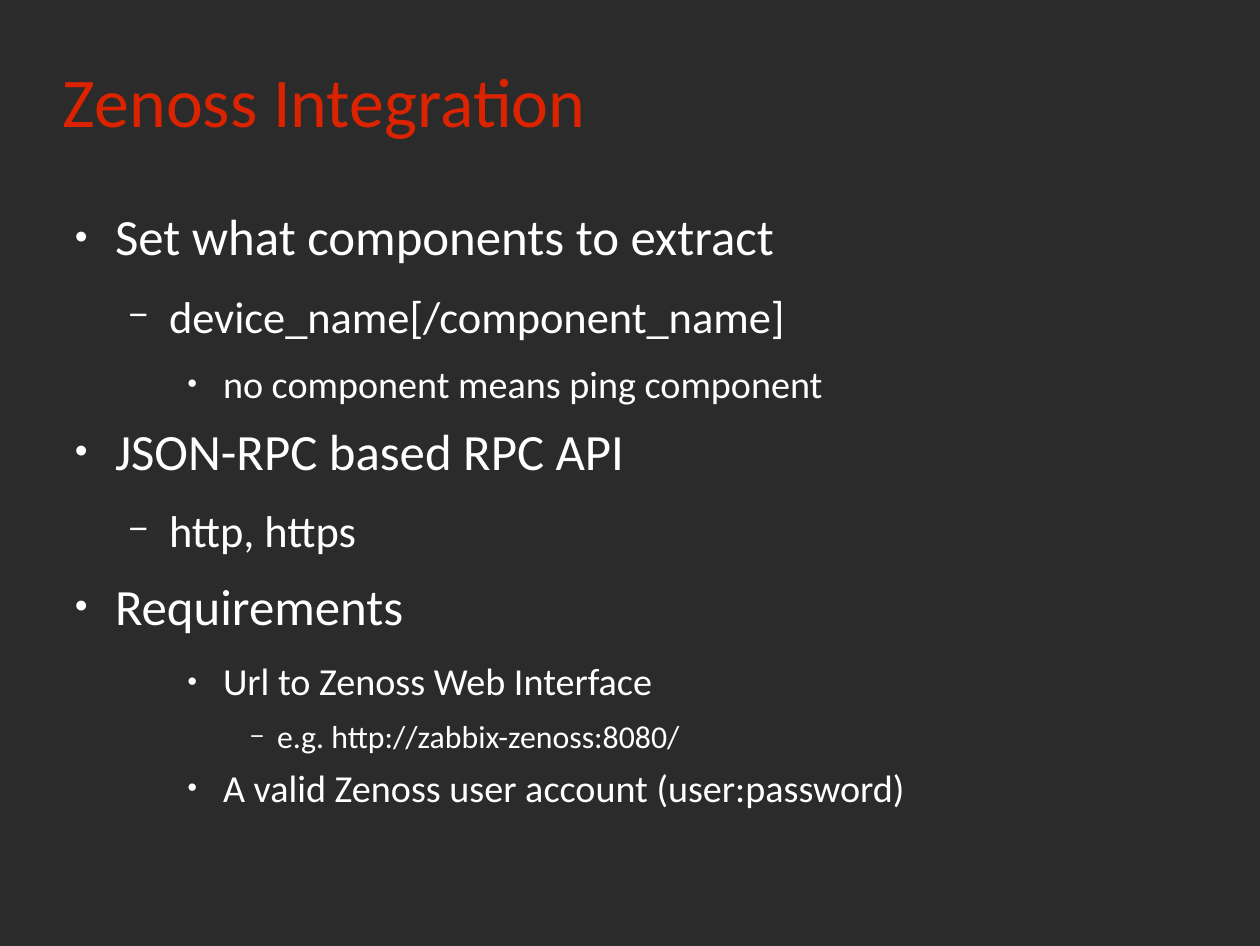
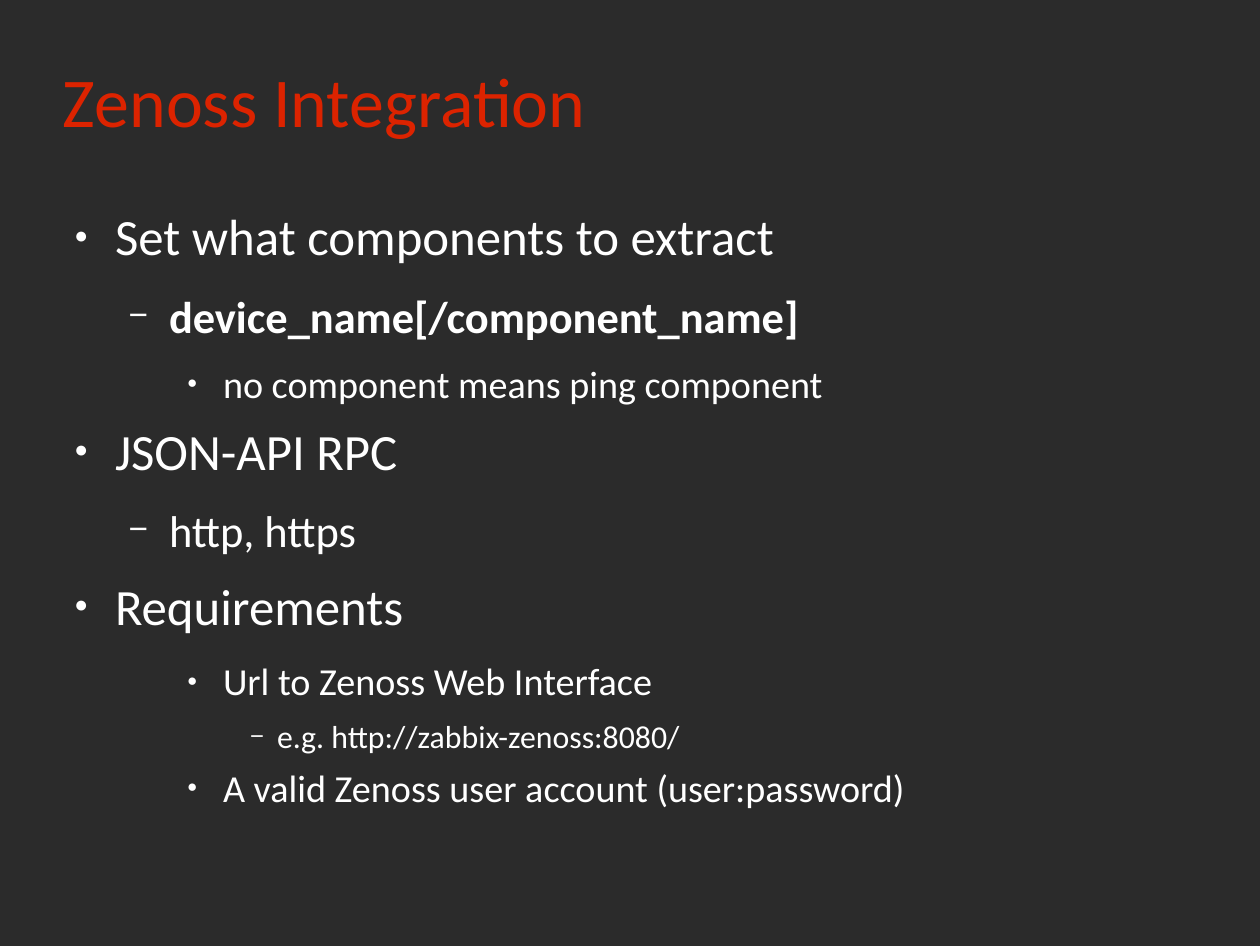
Before and after one commit to rchakode/realopinsight, a slide deck: slide 24 of doc/talks/rmll-2013.odp (slide 23 before the commit). Drawn at 1260x946 pixels with LibreOffice and Linux fonts; fonts in the diff are those of the drawing; background and template pictures are left out; a plain dark background stands for a picture behind light text. Boxes give left, top, right and bottom in pixels: in the first picture for what was removed or moved away, otherwise in the second. Text is boxed around its words. In the diff, an @@ line names an element or a change of style, - is before the commit and + after.

```diff
--- a/doc/talks/rmll-2013.odp
+++ b/doc/talks/rmll-2013.odp
@@ text at [169, 300, 798, 340]: bold on in "device_name[/component_name]" @@
@@ text at [115, 437, 397, 471]: text changed @@
-● JSON-RPC based RPC API
+● JSON-API RPC
```
Also in this commit, not shown: 9 other slides changed, 4 slides added, 3 slides removed, 2 other files.
